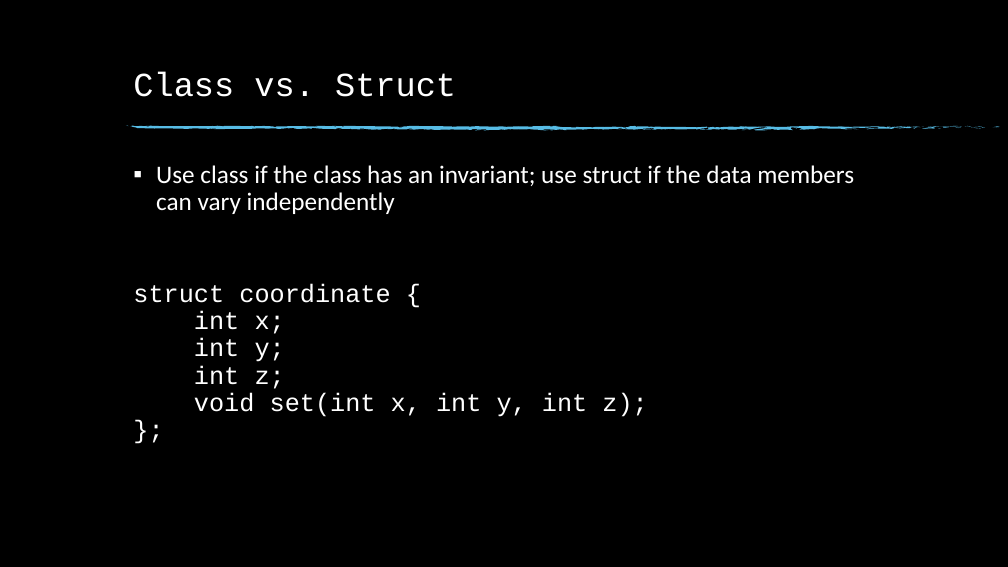
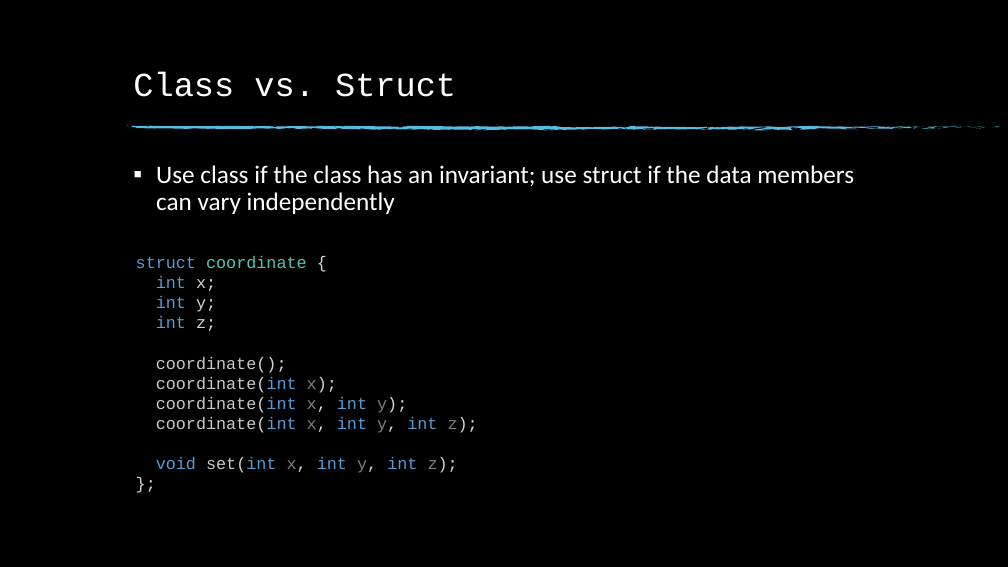
Before and after one commit to fan1x/fan1x.github.io, a slide deck: slide 7 of data/2022-23/cpp/ex02.pptx (slide 4 before the commit). Drawn at 1008x567 pixels with LibreOffice and Linux fonts; fonts in the diff are those of the drawing; background and template pictures are left out. Boxes give left, top, right and bottom in pixels: in the first picture for what was removed or moved away, otherwise in the second. Text is boxed around its words. In the diff, an @@ line names an element or a change of style, - is before the commit and + after.

```diff
--- a/data/2022-23/cpp/ex02.pptx
+++ b/data/2022-23/cpp/ex02.pptx
@@ text added at [136,256,478,473], 16 pt, text #569CD6 @@
+struct coordinate {
+int x;
+int y;
+int z;
+coordinate();
+coordinate(int x);
+coordinate(int x, int y);
+coordinate(int x, int y, int z);
+void set(int x, int y, int z);
+};
@@ text at [133,284,647,417]: paragraph removed @@
-struct coordinate {
-int x;
-int y;
-int z;
-void set(int x, int y, int z);
-};
```
Also in this commit, not shown: 15 other slides changed, 5 slides added, 9 slides removed.
